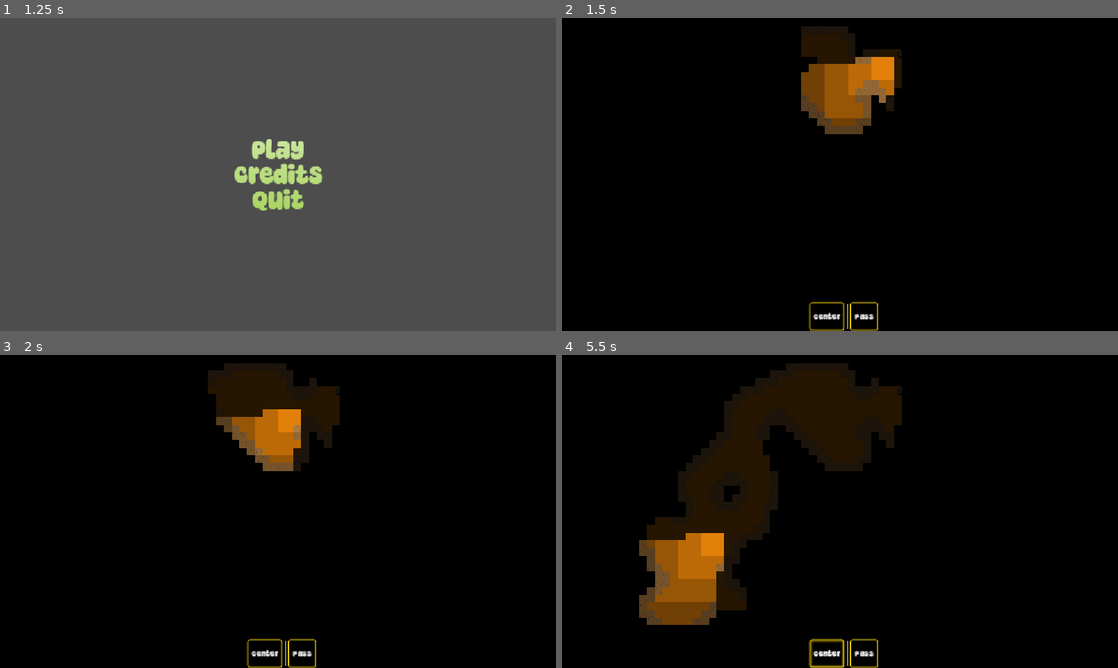
Above: before the commit, frames 1-4 (two rows, left to right).
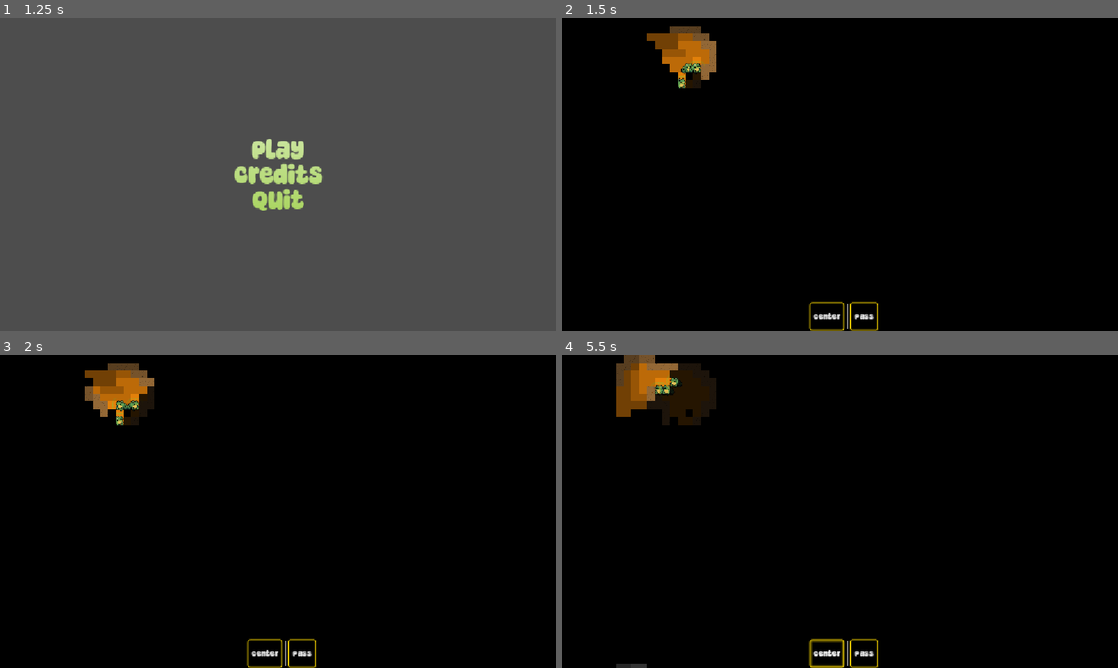
Above: after the commit, the same moments.

Repository: Habidakus/wild-jam-98-signal
Game: Godot game, scene res://scenes/main.tscn
The game is run twice, just before and just after one commit, with the same random seed, the same clock (stepped at 60 frames per second) and the same inputs.
Inputs (mouse positions are in pixels of both pictures, inside the frame that each line leads up to):
- Up to frame 1 (1.25 s): tap Enter at 0.5 s; move the mouse to (400, 158) at 0.52 s; click (400, 158) at 0.67 s
- Up to frame 2 (1.5 s): click "Play" at 1.25 s
- Up to frame 3 (2 s): no input
- Up to frame 4 (5.5 s): click "Center" at 2 s; click "Pass" at 2.75 s; click "Center" at 3.5 s; click "Pass" at 4.25 s; click "Center" at 5 s

Frame 1 is identical in both runs. In frame 2, 6.1% of the frame differs, in the area x 15-62%, y 2-38%; in frame 3, 7.5%; in frame 4, 20%, in the area x 9-62%, y 0-100%.

Commit message:
Units now wander the map, each projecting light cones, and the light cones are based on their ability's range

Diff:
--- a/data/abilities/lantern.tres
+++ b/data/abilities/lantern.tres
@@ -5,7 +5,7 @@
 [resource]
 script = ExtResource("1_1omqm")
 ability_name = "Lanturn Attack"
-ability_range = 4
+ability_range = 6
 mechanism = 6
 always_on = true
 angle = 35.0
--- a/scripts/sms_play.gd
+++ b/scripts/sms_play.gd
@@ -1,17 +1,16 @@
 class_name Play extends StateMachineState
 
 
-const _footstep_time: float = 0.125
 var _seen_cells: Dictionary[int,bool] = {}
 var _walls: Dictionary[int, bool] = {}
 var _max_x: int = 70
 var _max_y: int = 40
 var _start_spot: Vector2i = Vector2i.MIN
 var _end_spot: Vector2i = Vector2i.MIN
-var _party_spot: Vector2i = Vector2i.MIN
-var _party_facing: Vector2i = Vector2i.MIN
-var _party_walking_towards_end: bool = true
-var _footstep: float = _footstep_time
+var _unit_list: Array[Array] = []
+
+
+const _footstep_time: float = 0.66
 
 
 func enter_state() -> void:
@@ -66,19 +65,14 @@
 				%TerrainLayer.set_cell(loc, 1, atlas)
 	var a_spot: Vector2i = _find_a_spot()
 	_start_spot = _find_farthest_spot([a_spot])
-	_party_spot = _start_spot
 	var start_marker_scene: PackedScene = load("res://scenes/markers/start_marker.tscn")
 	var start_marker_instance: Node2D = start_marker_scene.instantiate()
 	_place_object(start_marker_instance, _start_spot)
 	start_marker_instance.hide()
 
-	var unit_scene: PackedScene = load("res://scenes/units/test.tscn")
 	var frogman_resource: Unit = load("res://data/units/frogman.tres")
 	for i in range(0, 3):
-		var unit_graphic: UnitGraphic = unit_scene.instantiate()
-		unit_graphic.set_unit(frogman_resource, true)
-		_place_object(unit_graphic, _find_unoccupied_space_near(_start_spot))
-		unit_graphic.set_facing(Vector2i.RIGHT)
+		_add_unit(frogman_resource, _find_unoccupied_space_near(_start_spot), Vector2i.RIGHT)
 
 	_end_spot = _find_farthest_spot([_start_spot])
 	var end_marker: PackedScene = load("res://scenes/markers/end_marker.tscn")
@@ -86,7 +80,6 @@
 	var path: Array[Vector2i] = []
 	for p: Vector2i in _get_path(_start_spot, _end_spot):
 		path.append(p)
-	_party_facing = path[1] - path[0]
 	var treasure_spot_a: Vector2i = _find_farthest_spot(path)
 	var loot_marker: PackedScene = load("res://scenes/markers/loot_marker.tscn")
 	_place_object(loot_marker.instantiate() as Node2D, treasure_spot_a)
@@ -96,6 +89,15 @@
 	_update_fog_of_war()
 
 
+func _add_unit(unit: Unit, spot: Vector2i, facing: Vector2i) -> void:
+	var unit_scene: PackedScene = load("res://scenes/units/test.tscn")
+	var unit_graphic: UnitGraphic = unit_scene.instantiate()
+	unit_graphic.set_unit(unit, true)
+	_place_object(unit_graphic, spot)
+	unit_graphic.set_facing(facing)
+	_unit_list.append([unit_graphic, facing, _find_a_spot(), randf() * _footstep_time])
+
+
 func _find_unoccupied_space_near(spot: Vector2i) -> Vector2i:
 	var checked_spots: Dictionary[Vector2i, int] = {}
 	checked_spots[spot] = 0
@@ -129,48 +131,59 @@
 
 
 func _process(delta: float) -> void:
-	_footstep -= delta
-	if _footstep >= 0.0:
-		return
-	_footstep += _footstep_time
-
-	var path;
-	if _party_walking_towards_end:
-		if _party_spot == _end_spot:
-			_party_walking_towards_end = false
-			return
-		path = _get_path(_party_spot, _end_spot)
-	else:
-		if _party_spot == _start_spot:
-			_party_walking_towards_end = true
-			return
-		path = _get_path(_party_spot, _start_spot)
-
-	if Vector2i(path[0]) == _party_spot:
-		_party_spot = Vector2i(path[1])
-	else:
-		_party_spot = Vector2i(path[0])
-	_party_facing = path[1] - path[0]
+	for entry: Array in _unit_list:
+		#[unit_graphic, facing, destination, time_until_footstep]
+		entry[3] -= delta
+		if entry[3] < 0:
+			entry[3] += _footstep_time
+			var unit_map_loc: Vector2i = %TerrainLayer.local_to_map(entry[0].position)
+			if unit_map_loc == entry[2]:
+				entry[2] = _find_a_spot()
+			else:
+				var path: PackedVector2Array = _get_path(unit_map_loc, entry[2])
+				var next_cell: Vector2i = path[0]
+				var cell_after_that: Vector2i = path[1]
+				if path.size() == 2:
+					if next_cell == unit_map_loc:
+						next_cell = path[1]
+						cell_after_that = (next_cell - unit_map_loc) + next_cell
+				else:
+					assert(path.size() > 2)
+					if next_cell == unit_map_loc:
+						next_cell = path[1]
+						cell_after_that = path[2]
+				entry[0].position = %TerrainLayer.map_to_local(next_cell)
+				var facing: Vector2i = cell_after_that - next_cell
+				entry[0].set_facing(facing)
+				entry[1] = facing
 	_update_fog_of_war()
 
 
 func _update_fog_of_war() -> void:
 	%FogOfWarLayer.clear()
-	var light_cones: Dictionary[int, int] = _generate_light_cones(_party_spot)
+	var light_cones: Dictionary[int, float] = {}
+	for entry: Array in _unit_list:
+		var unit_graphic: UnitGraphic = entry[0] as UnitGraphic
+		var illumination: Ability = unit_graphic.get_illumination_ability()
+		if illumination != null:
+			var unit_map_loc: Vector2i = %TerrainLayer.local_to_map(entry[0].position)
+			var unit_light_range: int = illumination.ability_range
+			var unit_facing: Vector2i = entry[1]
+			_generate_light_cones(unit_map_loc, unit_light_range, unit_facing, light_cones)
 	for x in range(-5, _max_x + 5):
 		for y in range(-5, _max_y + 5):
 			var coord: int = x * _max_y + y
 			var map_loc: Vector2i = Vector2i(x, y)
-			if light_cones.has(coord) and _is_in_party_forward_arc(map_loc):
+			if light_cones.has(coord):
 				_seen_cells[coord] = true
-				var dist: int = light_cones[coord]
-				if dist <= 3:
+				var dist: float = light_cones[coord]
+				if dist <= 0.25:
 					pass
-				elif dist <= 6:
+				elif dist <= 0.5:
 					%FogOfWarLayer.set_cell(map_loc, 0, Vector2i(0,0)) # one sixth
-				elif dist <= 9:
+				elif dist <= 0.75:
 					%FogOfWarLayer.set_cell(map_loc, 0, Vector2i(1,0)) # one third
-				elif dist <= 12:
+				else:
 					%FogOfWarLayer.set_cell(map_loc, 0, Vector2i(2,0)) # one half
 			elif _seen_cells.has(coord):
 				%FogOfWarLayer.set_cell(map_loc, 0, Vector2i(3,0)) # five sixths
@@ -178,24 +191,27 @@
 				%FogOfWarLayer.set_cell(map_loc, 0, Vector2i(4,0)) # full
 
 
-func _is_in_party_forward_arc(map_loc: Vector2i) -> bool:
-	var vector_from_party_to_map_loc: Vector2i = map_loc - _party_spot
-	var dot: float = Vector2(vector_from_party_to_map_loc).dot(_party_facing)
+func _is_in_cell_in_forward_arc(origin: Vector2i, facing: Vector2i, dest: Vector2i) -> bool:
+	var vector_from_party_to_map_loc: Vector2i = dest - origin
+	var dot: float = Vector2(vector_from_party_to_map_loc).dot(facing)
 	if dot <= 0:
 		return false
-	var lengths_sq: float = vector_from_party_to_map_loc.length_squared() * _party_facing.length_squared()
+	var lengths_sq: float = vector_from_party_to_map_loc.length_squared() * facing.length_squared()
 	#const cos_45_degree_sq: float = 0.5
 	#return (dot * dot) >= (cos_45_degree_sq * lengths_sq)
 	const cos_35_degree_sq: float = 0.67
 	return (dot * dot) >= (cos_35_degree_sq * lengths_sq)
 
 
-func _generate_light_cones(map_loc: Vector2i) -> Dictionary[int, int]:
-	var ret_val: Dictionary[int, int] = {}
-	ret_val[map_loc.x * _max_y + map_loc.y] = 0
-	for current_dist in range(0, 12):
-		for coord: int in ret_val.keys():
-			if ret_val[coord] != current_dist:
+func _generate_light_cones(map_loc: Vector2i, light_range: int, facing: Vector2i, light_map: Dictionary[int, float]) -> void:
+	var tmp_map: Dictionary[int, int] = {}
+	light_map[map_loc.x * _max_y + map_loc.y] = 0
+	tmp_map[map_loc.x * _max_y + map_loc.y] = 0
+
+	for current_dist in range(0, light_range):
+		var next_light_float_strength: float = (1.0 + float(current_dist)) / float(light_range)
+		for coord: int in tmp_map.keys():
+			if tmp_map[coord] != current_dist:
 				continue
 			if _walls[coord]:
 				continue
@@ -204,10 +220,15 @@
 			for fx in range(x-1, x+2):
 				for fy in range(y-1, y+2):
 					var f_coord: int = fx * _max_y + fy
-					if ret_val.has(f_coord):
+					if not _is_in_cell_in_forward_arc(map_loc, facing, Vector2i(fx, fy)):
 						continue
-					ret_val[fx * _max_y + fy] = current_dist + 1
-	return ret_val
+					if tmp_map.has(f_coord):
+						continue
+					tmp_map[fx * _max_y + fy] = current_dist + 1
+					if not light_map.has(f_coord):
+						light_map[fx * _max_y + fy] = next_light_float_strength
+					elif light_map[f_coord] > next_light_float_strength:
+						light_map[fx * _max_y + fy] = next_light_float_strength
 
 
 func _place_object(node: Node2D, map_loc: Vector2i) -> void:
@@ -346,6 +367,7 @@
 func _get_path(start: Vector2i, end: Vector2i) -> PackedVector2Array:
 	var astar: AStarGrid2D = AStarGrid2D.new()
 	astar.region = Rect2i(0, 0, _max_x, _max_y)
+	astar.diagonal_mode = AStarGrid2D.DIAGONAL_MODE_NEVER
 	astar.update()
 	for x in range(0, _max_x):
 		for y in range(0, _max_y):
--- a/scripts/unit_graphic.gd
+++ b/scripts/unit_graphic.gd
@@ -39,3 +39,10 @@
 		%AnimatedSprite2D.flip_h = false
 	else:
 		print("ERROR: Bad facing %s for %s" % [str(facing), _unit_stats.unit_name])
+
+
+func get_illumination_ability() -> Ability:
+	for ability: Ability in _unit_stats.abilities:
+		if ability.mechanism == Ability.AbilityMechanism.ILLUMINATE:
+			return ability
+	return null
